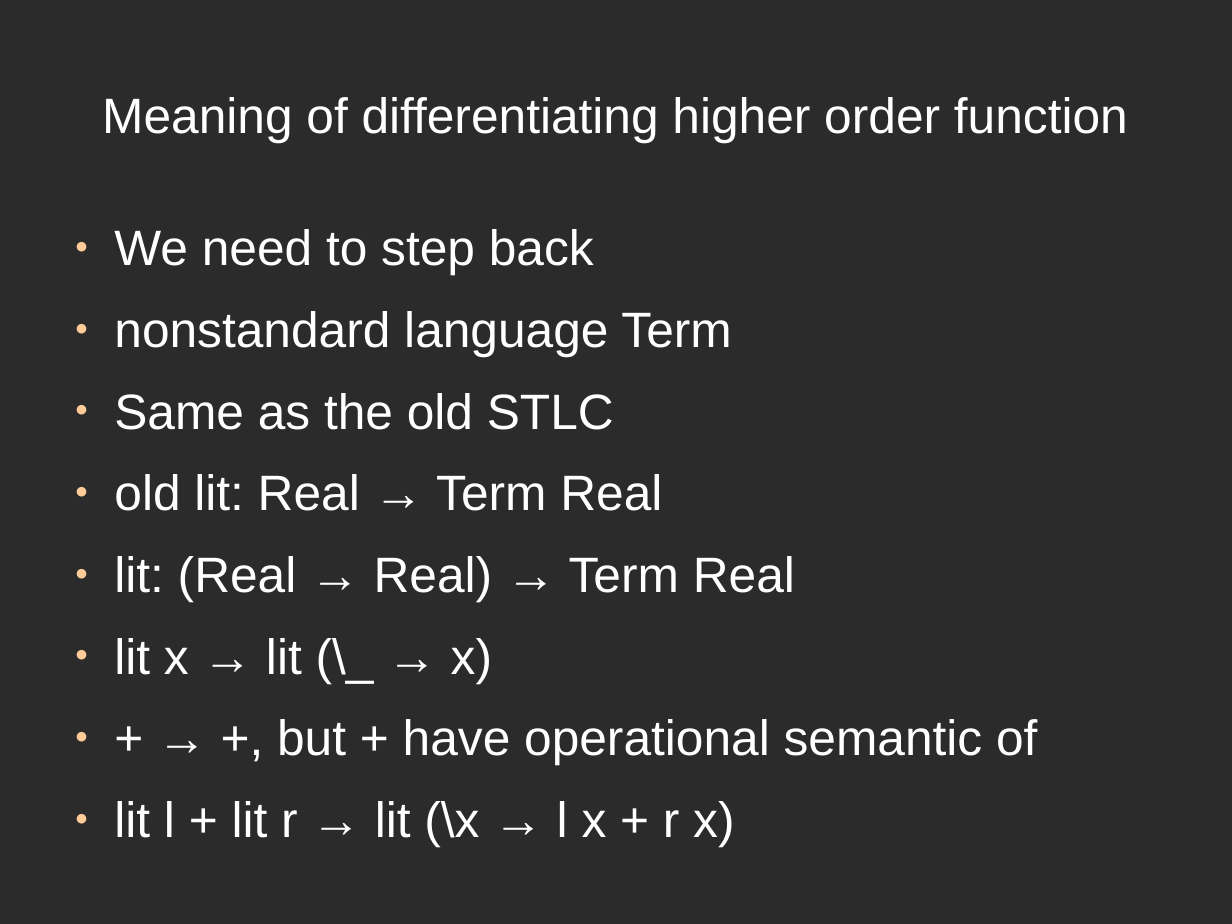
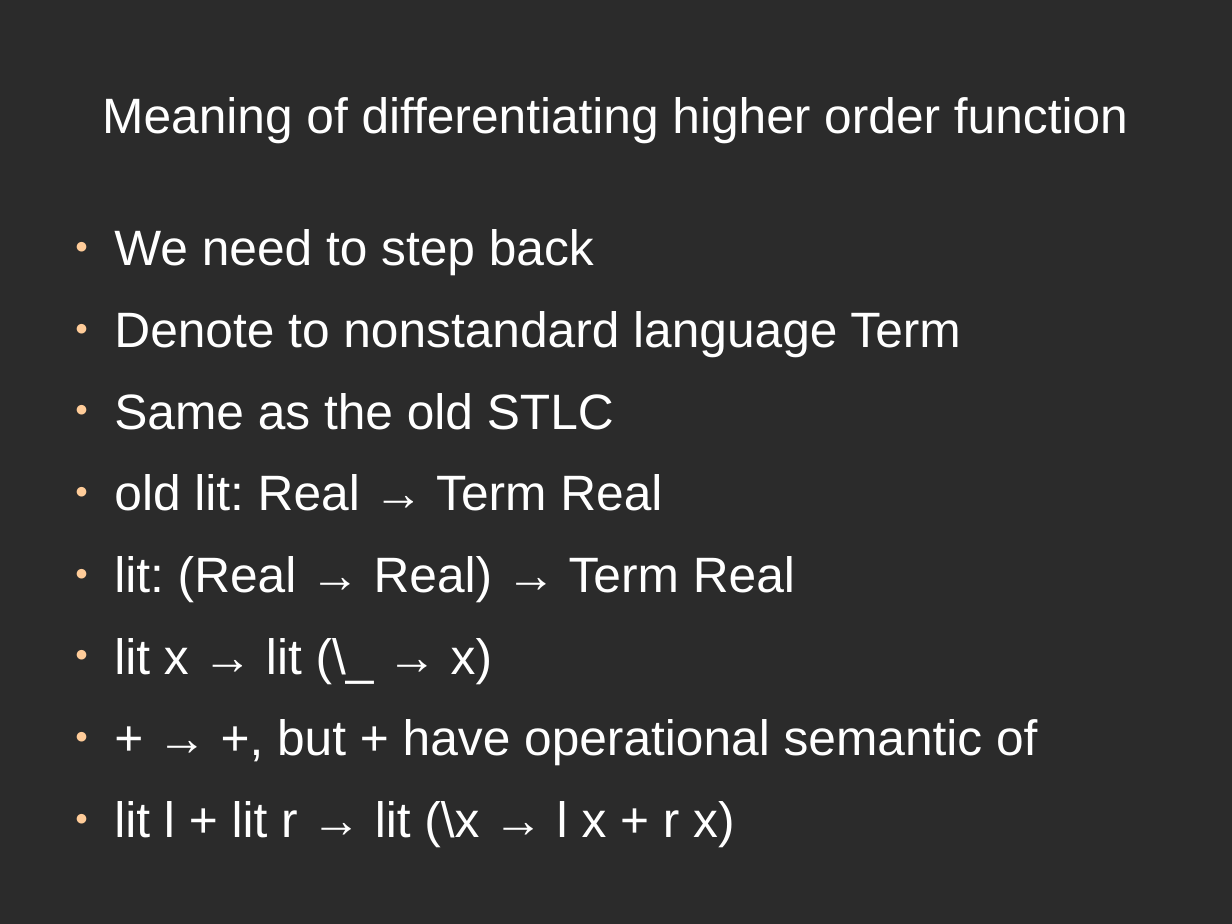
Before and after one commit to ThoughtWorksInc/DeepDarkFantasy, a slide deck: slide 33 of Talk.odp (slide 16 before the commit). Drawn at 1232x924 pixels with LibreOffice and Linux fonts; fonts in the diff are those of the drawing; background and template pictures are left out; a plain dark background stands for a picture behind light text. Boxes give left, top, right and bottom in pixels: in the first picture for what was removed or moved away, otherwise in the second. Text is boxed around its words. In the diff, an @@ line names an element or a change of style, - is before the commit and + after.

```diff
--- a/Talk.odp
+++ b/Talk.odp
@@ text at [114, 311, 960, 357]: text changed @@
-● nonstandard language Term
+● Denote to nonstandard language Term
```
Also in this commit, not shown: 10 other slides changed, 1 slide added, 1 slide removed.
